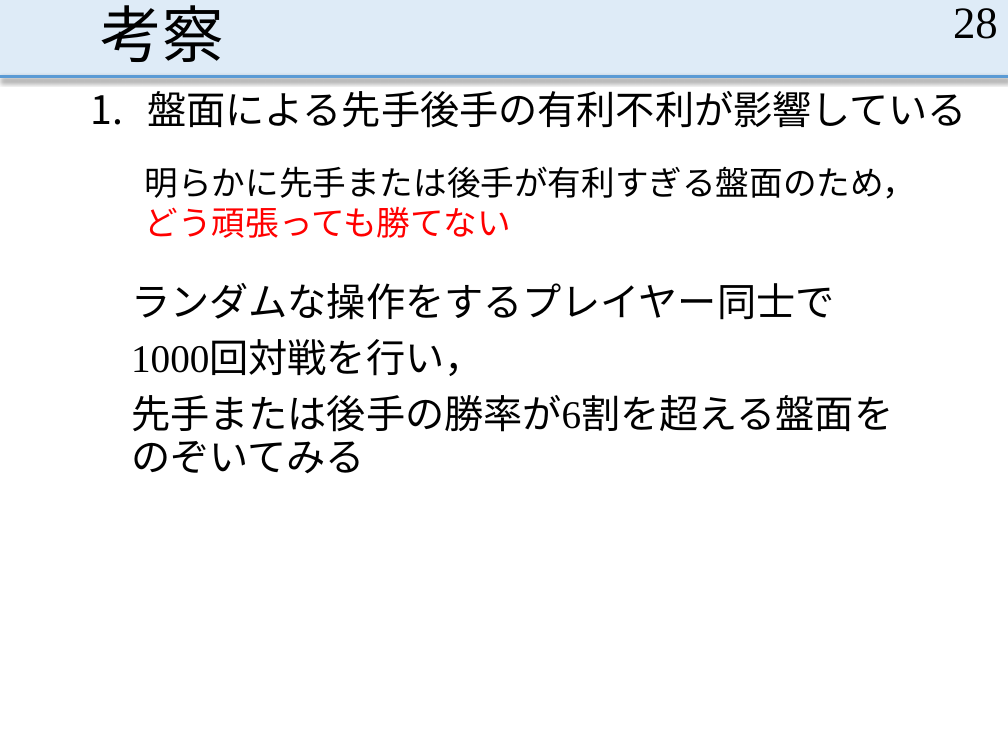
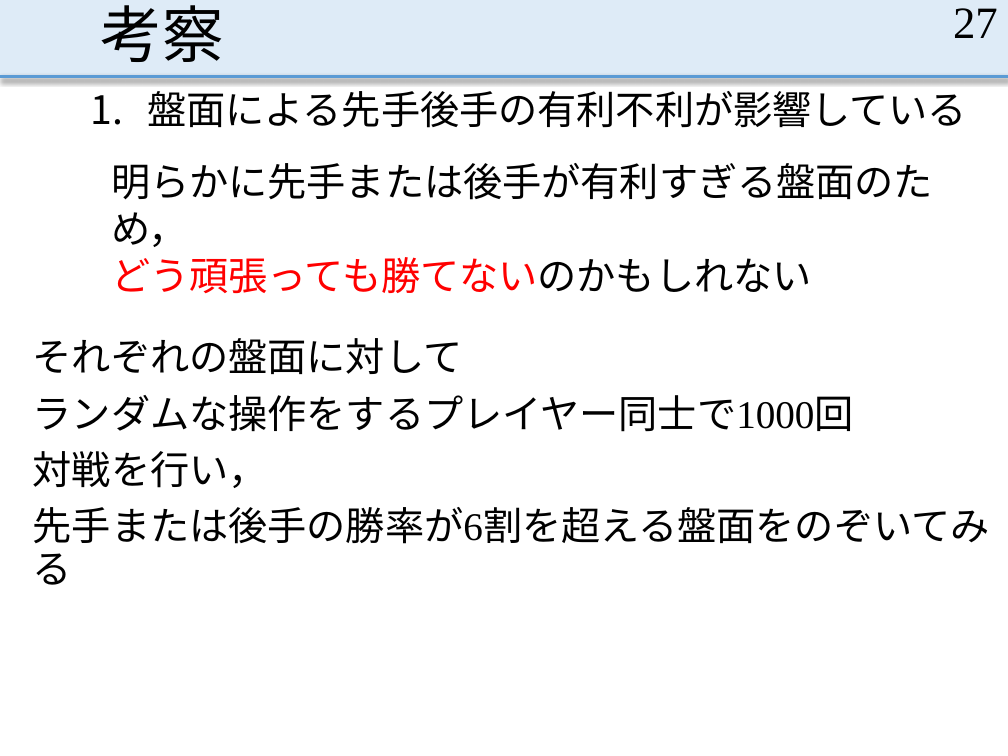
Before and after one commit to MasayaOda/SR, a slide deck: slide 27 of 中間発表1210.pptx (slide 28 before the commit). Drawn at 1008x756 pixels with LibreOffice and Linux fonts; fonts in the diff are those of the drawing. Boxes give left, top, right and bottom in pixels: in the first picture for what was removed or moved away, otherwise in the second. Text is boxed around its words. In the diff, an @@ line names an element or a change of style, - is before the commit and + after.

Commit message:
考察字ばっかり

```diff
--- a/中間発表1210.pptx
+++ b/中間発表1210.pptx
@@ page number at [953, 8, 998, 38]: text changed @@
-28
+27
@@ text "明らかに先手または後手が有利すぎる盤面のため，": place and size @@
-text "明らかに先手または後手が有利すぎる盤面のため，" at [145, 166, 916, 238]
+text "明らかに先手または後手が有利すぎる盤面のため，" at [111, 163, 933, 293]
@@ text at [111, 163, 933, 247]: size 24 to 28 pt in "明らかに先手または後手が有利すぎる盤面のため，" @@
@@ text at [111, 257, 812, 293]: text changed; size 24 to 28 pt @@
-どう頑張っても勝てない
+どう頑張っても勝てないのかもしれない
@@ text at [33, 338, 854, 488]: text changed @@
-ランダムな操作をするプレイヤー同士で
-1000回対戦を行い，
+それぞれの盤面に対して
+ランダムな操作をするプレイヤー同士で1000回
+対戦を行い，
@@ text "それぞれの盤面に対して": place and size @@
-text "それぞれの盤面に対して" at [131, 283, 893, 432]
+text "それぞれの盤面に対して" at [33, 338, 990, 544]
```
Also in this commit, not shown: 8 other slides changed, 2 slides added.
